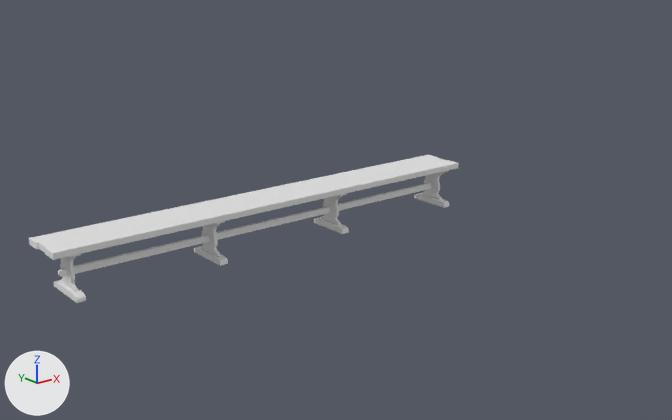
A saved change to the FBX model Assets/Meshes/Scenes/SM_MainTable.fbx.
Both versions are drawn from a 50 mm lens placed at (-14.82, -13.84, 5.9), pointed at (-3.11, 0.8, 0.05). Lighting does not change. The marker at lower left points along +X, +Y and +Z. Where no turn or scale is listed for an object, it has been applied to the vertices.

Before the edit, the objects in view are built like this:
```python
me_scene_081 = bpy.data.meshes.new('Scene.081')
me_scene_081.from_pydata(...)  # 1544 vertices, 1476 faces; spans x -5.92..3.12, y -0.47..0.47, z 0.0..0.93
me_scene_081.materials.append(mat_material_001)  # its picture is missing
ob_sm_maintable = bpy.data.objects.new('SM_MainTable', me_scene_081)
ob_sm_maintable.location = (-3.82, 0.07, 0.0)
```
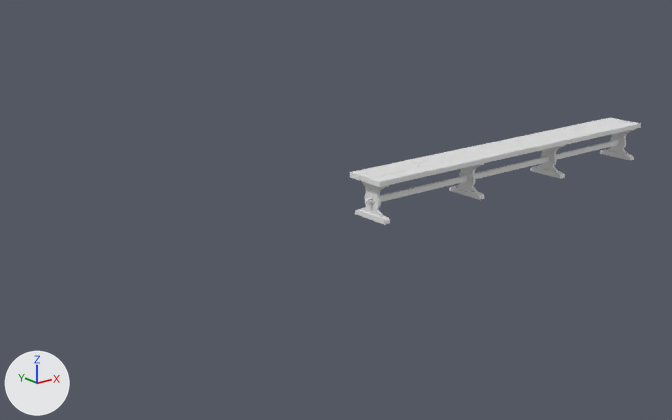
What differs and where, as boxes [x1, y1, x2, y2] in the pictures (672 x 420 px):
'SM_MainTable', reshaped, moved (32% narrower, 28% shorter)
    before: [29, 155, 459, 303]
    after: [350, 118, 641, 225]
part 1 of me_scene_081, rebuilt
    before: [194, 221, 228, 266]
    after: [355, 181, 390, 225]
part 2 of me_scene_081, rebuilt (32% narrower, 31% shorter)
    before: [58, 182, 433, 277]
    after: [366, 140, 619, 205]
part 3 of me_scene_081, rebuilt (32% narrower, 34% shorter)
    before: [29, 155, 459, 260]
    after: [350, 118, 641, 187]
part 4 of me_scene_081, added
    after: [600, 129, 635, 160]
part 5 of me_scene_081, deleted
    before: [54, 254, 86, 303]
part 6 of me_scene_081, built on
    after: [535, 146, 560, 172]
part 7 of me_scene_081, added
    after: [456, 165, 479, 193]

The change, as a list of edits to the scene's bpy script:
```text
Change me_scene_081:
    used by ob_sm_maintable; location = (-3.82, 0.07, 0.0)
    remove me_scene_081.from_pydata(...)  # 1544 vertices, 1476 faces; spans x -5.92..3.12, y -0.47..0.47, z 0.0..0.93
    add me_scene_081.from_pydata(...)  # 2626 vertices, 2498 faces; spans x -3.03..5.83, y -0.47..0.47, z 0.0..0.93
    me_scene_081 part 1: the loose piece of 304 vertices spanning x -2.88..-2.72, y -0.46..0.46, z 0.0..0.82 is rebuilt with 482 vertices and now spans x -2.87..-2.71, y -0.46..0.46, z 0.0..0.82
    me_scene_081 part 2: the loose piece of 176 vertices spanning x -5.66..2.92, y -0.08..0.07, z 0.32..0.45 is rebuilt with 192 vertices and now spans x -2.95..5.75, y -0.03..0.02, z 0.32..0.45
    me_scene_081 part 3: the loose piece of 152 vertices spanning x -5.92..3.12, y -0.47..0.47, z 0.81..0.93 is rebuilt with 582 vertices and now spans x -3.03..5.83, y -0.47..0.47, z 0.81..0.93
    me_scene_081 part 4: a new loose piece of 482 vertices spanning x 5.51..5.67, y -0.46..0.46, z 0.0..0.82, in mat_material_001 (its picture is missing)
    me_scene_081 part 5: the loose piece of 304 vertices spanning x -5.58..-5.42, y -0.46..0.46, z 0.0..0.82 is deleted
    me_scene_081 part 6: 2 vertices removed from x 2.82, y -0.37..0.29, z 0.12..0.76; 126 vertices added at x 2.76..2.83, y -0.37..0.29, z 0.12..0.76
    me_scene_081 part 7: 124 vertices added at x -0.04..0.03, y -0.12..0.12, z 0.12..0.76
Change ob_sm_maintable:
    ob_sm_maintable.location: (-3.82, 0.07, 0.0) -> (0.0, 0.0, 0.0)
```
